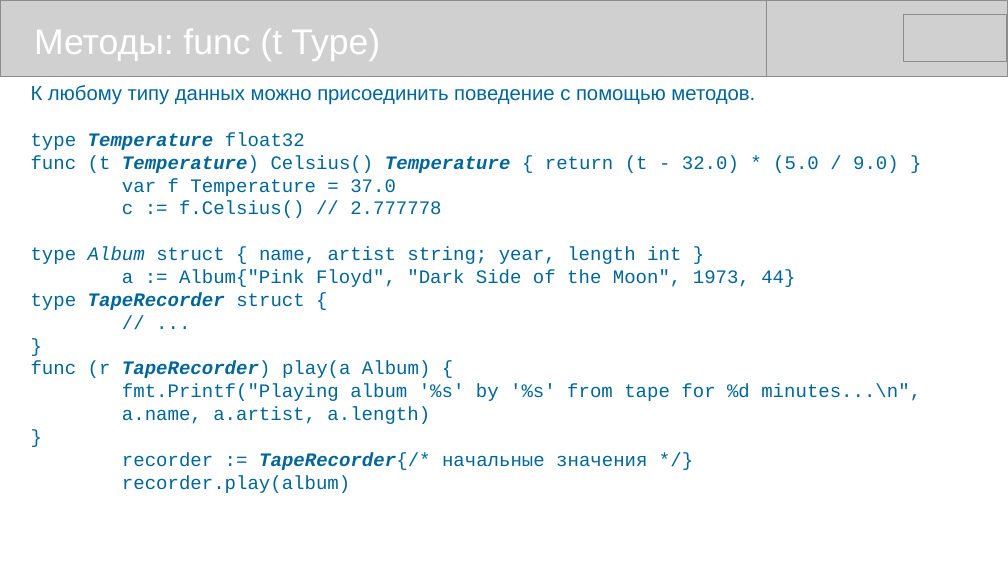
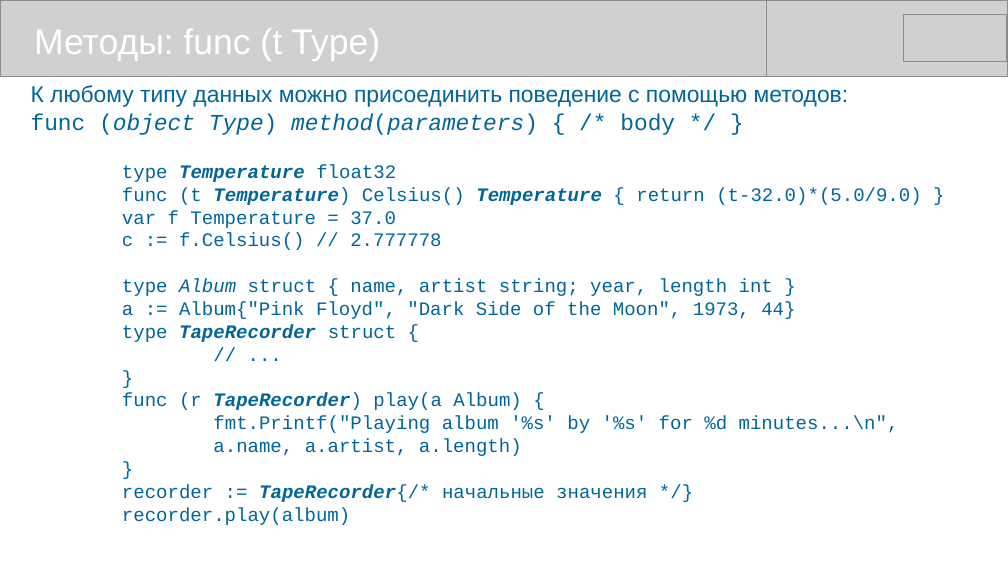
Before and after one commit to mike-shock/Go_language, a slide deck: slide 27 of Go_Review.odp. Drawn at 1008x567 pixels with LibreOffice and Linux fonts; fonts in the diff are those of the drawing; grey boxes stand for pictures. Boxes give left, top, right and bottom in pixels: in the first picture for what was removed or moved away, otherwise in the second. Text is boxed around its words. In the diff, an @@ line names an element or a change of style, - is before the commit and + after.

```diff
--- a/Go_Review.odp
+++ b/Go_Review.odp
@@ text at box(31, 85, 849, 135): text changed; size 16 to 18 pt @@
-К любому типу данных можно присоединить поведение с помощью методов.
+К любому типу данных можно присоединить поведение с помощью методов:
+func (object Type) method(parameters) { /* body */ }
@@ text at box(122, 187, 922, 205): spaces changed @@
-func (t Temperature) Celsius() Temperature { return (t - 32.0) * (5.0 / 9.0) }
+func (t Temperature) Celsius() Temperature { return (t-32.0)*(5.0/9.0) }
@@ text at box(213, 416, 899, 433): text changed @@
-fmt.Printf("Playing album '%s' by '%s' from tape for %d minutes...\n",
+fmt.Printf("Playing album '%s' by '%s' for %d minutes...\n",
```
Also in this commit, not shown: 15 other slides changed, 1 slide added, 1 other file.
